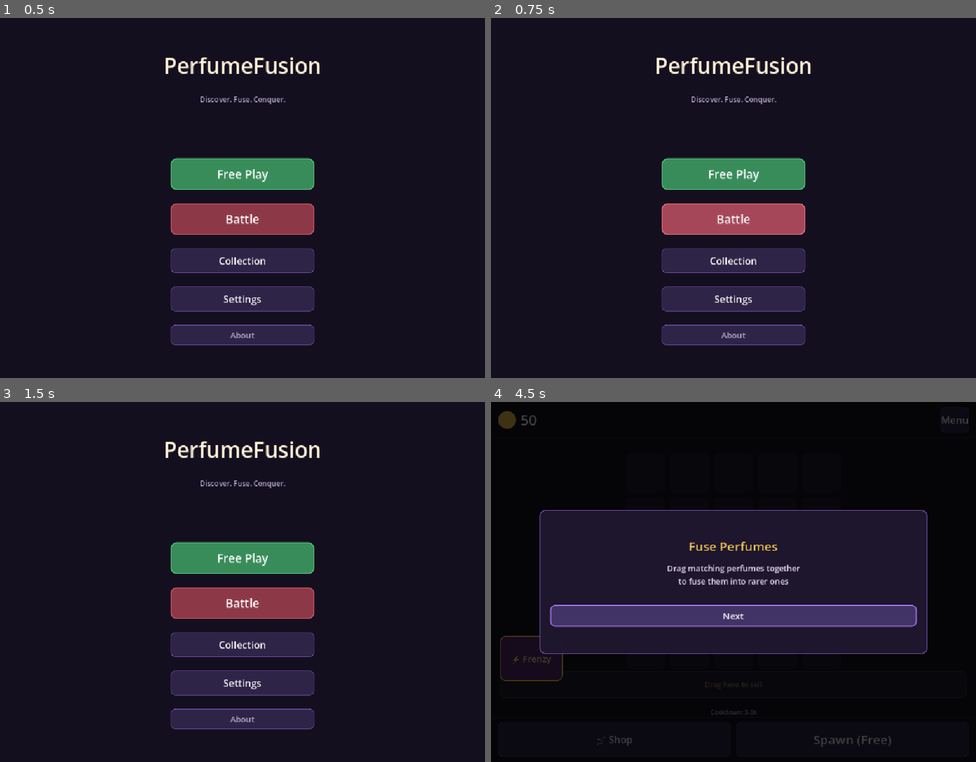
Above: before the commit, frames 1-4 (two rows, left to right).
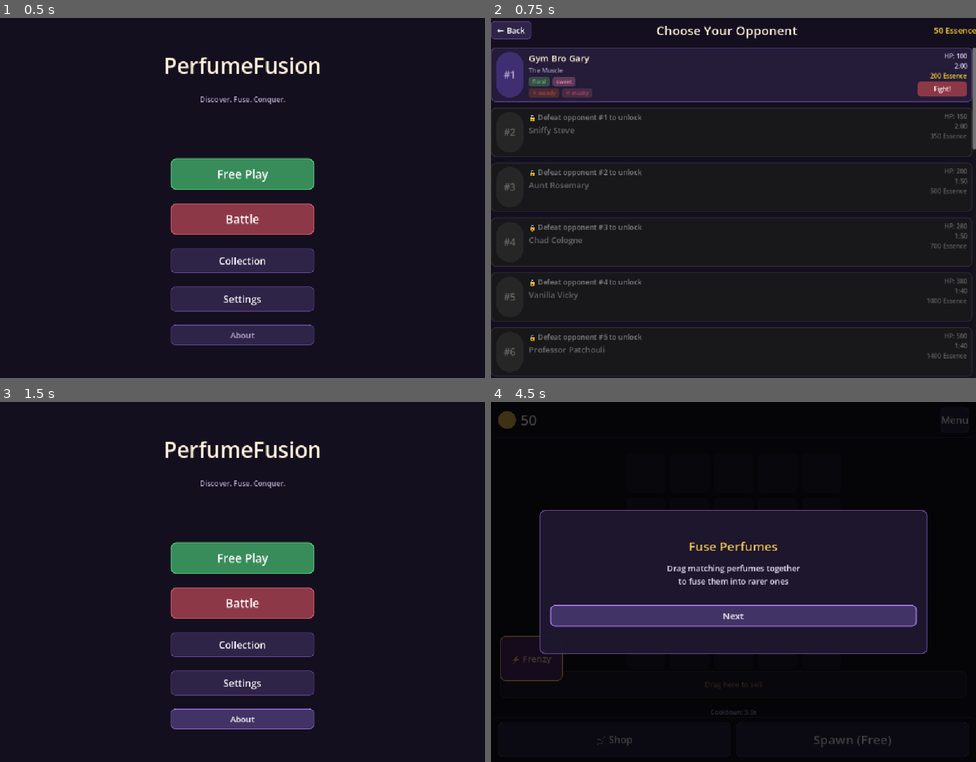
Above: after the commit, the same moments.

Repository: RastinAghighi/PerfumeFusion
Game: Godot game, scene res://scenes/ui/MainMenu.tscn
Two runs of this game, one before a commit and one after it. Both use one fixed random seed, a clock stepped at 60 frames per second and the inputs below.
Inputs (mouse positions are in pixels of both pictures, inside the frame that each line leads up to):
- Up to frame 1 (0.5 s): no input
- Up to frame 2 (0.75 s): click "Battle" at 0.5 s
- Up to frame 3 (1.5 s): click (19, 412) at 1.25 s, where only the run after the commit has a clickable "← Back"
- Up to frame 4 (4.5 s): click "Free Play" at 2 s; click "Menu" at 2.75 s; click "Next" at 3.5 s; click "Next" at 4.25 s

Frame 1 is identical in both runs. In frame 2, 30% of the frame differs, in the area x 0-100%, y 0-100%; in frame 3, 1.7%; in frame 4, less than 0.1%.

Commit message:
Add battle select screen with opponent cards

Diff:
--- /dev/null
+++ b/scenes/ui/BattleSelect.tscn
@@ -0,0 +1,89 @@
+[gd_scene load_steps=4 format=3 uid="uid://cbattleselect01"]
+
+[ext_resource type="Script" path="res://scripts/ui/BattleSelect.gd" id="1_bs"]
+
+[sub_resource type="StyleBoxFlat" id="StyleBoxFlat_bg"]
+bg_color = Color(0.08, 0.06, 0.12, 1)
+
+[sub_resource type="StyleBoxFlat" id="StyleBoxFlat_back_normal"]
+bg_color = Color(0.18, 0.14, 0.28, 1)
+border_width_left = 1
+border_width_top = 1
+border_width_right = 1
+border_width_bottom = 1
+border_color = Color(0.45, 0.32, 0.7, 1)
+corner_radius_top_left = 8
+corner_radius_top_right = 8
+corner_radius_bottom_right = 8
+corner_radius_bottom_left = 8
+
+[node name="BattleSelect" type="Control"]
+layout_mode = 3
+anchors_preset = 15
+anchor_right = 1.0
+anchor_bottom = 1.0
+grow_horizontal = 2
+grow_vertical = 2
+script = ExtResource("1_bs")
+
+[node name="Background" type="Panel" parent="."]
+layout_mode = 1
+anchors_preset = 15
+anchor_right = 1.0
+anchor_bottom = 1.0
+grow_horizontal = 2
+grow_vertical = 2
+theme_override_styles/panel = SubResource("StyleBoxFlat_bg")
+
+[node name="MainVBox" type="VBoxContainer" parent="Background"]
+layout_mode = 1
+anchors_preset = 15
+anchor_right = 1.0
+anchor_bottom = 1.0
+grow_horizontal = 2
+grow_vertical = 2
+theme_override_constants/separation = 10
+
+[node name="TopBar" type="HBoxContainer" parent="Background/MainVBox"]
+layout_mode = 2
+custom_minimum_size = Vector2(0, 55)
+theme_override_constants/separation = 12
+
+[node name="BackButton" type="Button" parent="Background/MainVBox/TopBar"]
+layout_mode = 2
+custom_minimum_size = Vector2(90, 40)
+size_flags_vertical = 4
+theme_override_colors/font_color = Color(1, 1, 1, 1)
+theme_override_font_sizes/font_size = 18
+theme_override_styles/normal = SubResource("StyleBoxFlat_back_normal")
+theme_override_styles/hover = SubResource("StyleBoxFlat_back_normal")
+theme_override_styles/pressed = SubResource("StyleBoxFlat_back_normal")
+text = "← Back"
+
+[node name="TitleLabel" type="Label" parent="Background/MainVBox/TopBar"]
+layout_mode = 2
+size_flags_horizontal = 3
+theme_override_colors/font_color = Color(1, 0.95, 0.85, 1)
+theme_override_font_sizes/font_size = 28
+text = "Choose Your Opponent"
+horizontal_alignment = 1
+vertical_alignment = 1
+
+[node name="EssenceLabel" type="Label" parent="Background/MainVBox/TopBar"]
+layout_mode = 2
+custom_minimum_size = Vector2(120, 0)
+theme_override_colors/font_color = Color(0.95, 0.8, 0.2, 1)
+theme_override_font_sizes/font_size = 18
+text = "0 Essence"
+horizontal_alignment = 2
+vertical_alignment = 1
+
+[node name="ScrollContainer" type="ScrollContainer" parent="Background/MainVBox"]
+layout_mode = 2
+size_flags_vertical = 3
+
+[node name="CardContainer" type="VBoxContainer" parent="Background/MainVBox/ScrollContainer"]
+layout_mode = 2
+size_flags_horizontal = 3
+size_flags_vertical = 3
+theme_override_constants/separation = 12
--- /dev/null
+++ b/scripts/ui/BattleSelect.gd
@@ -0,0 +1,247 @@
+extends Control
+
+@onready var card_container: VBoxContainer = $Background/MainVBox/ScrollContainer/CardContainer
+@onready var essence_label: Label = $Background/MainVBox/TopBar/EssenceLabel
+@onready var back_button: Button = $Background/MainVBox/TopBar/BackButton
+
+const ACCORD_COLORS := {
+	"floral": Color(0.4, 0.75, 0.45),
+	"sweet": Color(0.9, 0.5, 0.65),
+	"woody": Color(0.6, 0.42, 0.25),
+	"musky": Color(0.55, 0.45, 0.6),
+	"citrus": Color(0.95, 0.8, 0.2),
+	"fresh": Color(0.3, 0.75, 0.85),
+	"amber": Color(0.85, 0.6, 0.2),
+	"spicy": Color(0.85, 0.3, 0.2),
+	"aquatic": Color(0.2, 0.55, 0.85),
+	"fruity": Color(0.9, 0.45, 0.55),
+	"powdery": Color(0.8, 0.7, 0.85),
+	"earthy": Color(0.5, 0.4, 0.3),
+	"vanilla": Color(0.95, 0.88, 0.6),
+}
+
+
+func _ready() -> void:
+	back_button.pressed.connect(_on_back)
+	back_button.pressed.connect(AudioManager.play_button)
+	essence_label.text = "%d Essence" % EconomyManager.get_essence()
+	EconomyManager.essence_changed.connect(func(amt: int) -> void: essence_label.text = "%d Essence" % amt)
+	_build_card_list()
+
+
+func _build_card_list() -> void:
+	for child in card_container.get_children():
+		child.queue_free()
+
+	var all_opponents: Array = OpponentManager.get_all_opponents()
+	var unlocked: Array = OpponentManager.get_unlocked_opponents()
+	var unlocked_ids: Array = []
+	for o in unlocked:
+		unlocked_ids.append(int(o["id"]))
+
+	for opponent in all_opponents:
+		var oid: int = int(opponent["id"])
+		var is_unlocked: bool = oid in unlocked_ids
+		var is_beaten: bool = OpponentManager.is_opponent_beaten(oid)
+		var card := _create_card(opponent, is_unlocked, is_beaten)
+		card_container.add_child(card)
+
+
+func _create_card(opponent: Dictionary, is_unlocked: bool, is_beaten: bool) -> PanelContainer:
+	var panel := PanelContainer.new()
+	panel.custom_minimum_size = Vector2(0, 110)
+
+	var style := StyleBoxFlat.new()
+	style.bg_color = Color(0.14, 0.11, 0.22, 1) if is_unlocked else Color(0.1, 0.1, 0.1, 0.8)
+	style.corner_radius_top_left = 10
+	style.corner_radius_top_right = 10
+	style.corner_radius_bottom_left = 10
+	style.corner_radius_bottom_right = 10
+	style.border_width_left = 2
+	style.border_width_top = 2
+	style.border_width_right = 2
+	style.border_width_bottom = 2
+	if is_beaten:
+		style.border_color = Color(0.3, 0.75, 0.4, 0.8)
+	elif is_unlocked:
+		style.border_color = Color(0.45, 0.32, 0.7, 0.6)
+	else:
+		style.border_color = Color(0.3, 0.3, 0.3, 0.4)
+	style.content_margin_left = 12
+	style.content_margin_right = 12
+	style.content_margin_top = 10
+	style.content_margin_bottom = 10
+	panel.add_theme_stylebox_override("panel", style)
+
+	var hbox := HBoxContainer.new()
+	hbox.add_theme_constant_override("separation", 12)
+	panel.add_child(hbox)
+
+	# Left section — number or checkmark
+	var left_panel := PanelContainer.new()
+	left_panel.custom_minimum_size = Vector2(60, 60)
+	var left_style := StyleBoxFlat.new()
+	left_style.corner_radius_top_left = 30
+	left_style.corner_radius_top_right = 30
+	left_style.corner_radius_bottom_left = 30
+	left_style.corner_radius_bottom_right = 30
+	if is_beaten:
+		left_style.bg_color = Color(0.2, 0.6, 0.3, 1)
+	elif is_unlocked:
+		left_style.bg_color = Color(0.25, 0.18, 0.45, 1)
+	else:
+		left_style.bg_color = Color(0.15, 0.15, 0.15, 1)
+	left_panel.add_theme_stylebox_override("panel", left_style)
+
+	var num_label := Label.new()
+	num_label.horizontal_alignment = HORIZONTAL_ALIGNMENT_CENTER
+	num_label.vertical_alignment = VERTICAL_ALIGNMENT_CENTER
+	num_label.size_flags_horizontal = Control.SIZE_EXPAND_FILL
+	num_label.size_flags_vertical = Control.SIZE_EXPAND_FILL
+	num_label.add_theme_font_size_override("font_size", 22)
+	if is_beaten:
+		num_label.text = "✓"
+		num_label.add_theme_color_override("font_color", Color(1, 1, 1))
+	else:
+		num_label.text = "#%d" % int(opponent["id"])
+		num_label.add_theme_color_override("font_color", Color(0.7, 0.65, 0.8) if is_unlocked else Color(0.4, 0.4, 0.4))
+	left_panel.add_child(num_label)
+	hbox.add_child(left_panel)
+
+	# Middle section
+	var mid_vbox := VBoxContainer.new()
+	mid_vbox.size_flags_horizontal = Control.SIZE_EXPAND_FILL
+	mid_vbox.add_theme_constant_override("separation", 4)
+	hbox.add_child(mid_vbox)
+
+	if not is_unlocked:
+		var lock_label := Label.new()
+		lock_label.text = "🔒 Defeat opponent #%d to unlock" % int(opponent["unlock_requirement"])
+		lock_label.add_theme_color_override("font_color", Color(0.5, 0.5, 0.5))
+		lock_label.add_theme_font_size_override("font_size", 16)
+		mid_vbox.add_child(lock_label)
+
+		var name_label := Label.new()
+		name_label.text = opponent["name"]
+		name_label.add_theme_color_override("font_color", Color(0.4, 0.4, 0.4))
+		name_label.add_theme_font_size_override("font_size", 18)
+		mid_vbox.add_child(name_label)
+	else:
+		var name_label := Label.new()
+		name_label.text = opponent["name"]
+		name_label.add_theme_color_override("font_color", Color(1, 0.95, 0.85))
+		name_label.add_theme_font_size_override("font_size", 20)
+		mid_vbox.add_child(name_label)
+
+		var title_label := Label.new()
+		title_label.text = opponent["title"]
+		title_label.add_theme_color_override("font_color", Color(0.6, 0.55, 0.7))
+		title_label.add_theme_font_size_override("font_size", 14)
+		mid_vbox.add_child(title_label)
+
+		var weakness_row := HBoxContainer.new()
+		weakness_row.add_theme_constant_override("separation", 6)
+		mid_vbox.add_child(weakness_row)
+		for accord in opponent.get("weakness", []):
+			weakness_row.add_child(_make_accord_tag(accord, false))
+
+		var resist_row := HBoxContainer.new()
+		resist_row.add_theme_constant_override("separation", 6)
+		mid_vbox.add_child(resist_row)
+		for accord in opponent.get("resistance", []):
+			resist_row.add_child(_make_accord_tag(accord, true))
+
+	# Right section
+	var right_vbox := VBoxContainer.new()
+	right_vbox.custom_minimum_size = Vector2(110, 0)
+	right_vbox.add_theme_constant_override("separation", 2)
+	hbox.add_child(right_vbox)
+
+	var dim := not is_unlocked
+	var text_color: Color = Color(0.4, 0.4, 0.4) if dim else Color(0.85, 0.8, 0.95)
+
+	var hp_label := Label.new()
+	hp_label.text = "HP: %d" % int(opponent["hp"])
+	hp_label.add_theme_color_override("font_color", text_color)
+	hp_label.add_theme_font_size_override("font_size", 14)
+	hp_label.horizontal_alignment = HORIZONTAL_ALIGNMENT_RIGHT
+	right_vbox.add_child(hp_label)
+
+	var time_label := Label.new()
+	var secs: int = int(opponent["time_limit"])
+	time_label.text = "%d:%02d" % [secs / 60, secs % 60]
+	time_label.add_theme_color_override("font_color", text_color)
+	time_label.add_theme_font_size_override("font_size", 14)
+	time_label.horizontal_alignment = HORIZONTAL_ALIGNMENT_RIGHT
+	right_vbox.add_child(time_label)
+
+	var reward_label := Label.new()
+	reward_label.text = "%d Essence" % int(opponent["reward_essence"])
+	reward_label.add_theme_color_override("font_color", Color(0.35, 0.35, 0.35) if dim else Color(0.95, 0.8, 0.2))
+	reward_label.add_theme_font_size_override("font_size", 14)
+	reward_label.horizontal_alignment = HORIZONTAL_ALIGNMENT_RIGHT
+	right_vbox.add_child(reward_label)
+
+	if is_unlocked:
+		var btn := Button.new()
+		btn.text = "Fight!" if not is_beaten else "Rematch"
+		btn.custom_minimum_size = Vector2(100, 34)
+		btn.add_theme_font_size_override("font_size", 14)
+		btn.add_theme_color_override("font_color", Color(1, 1, 1))
+		var btn_style := StyleBoxFlat.new()
+		btn_style.bg_color = Color(0.55, 0.22, 0.28) if not is_beaten else Color(0.22, 0.5, 0.35)
+		btn_style.corner_radius_top_left = 8
+		btn_style.corner_radius_top_right = 8
+		btn_style.corner_radius_bottom_left = 8
+		btn_style.corner_radius_bottom_right = 8
+		btn.add_theme_stylebox_override("normal", btn_style)
+		var btn_hover := StyleBoxFlat.new()
+		btn_hover.bg_color = btn_style.bg_color.lightened(0.15)
+		btn_hover.corner_radius_top_left = 8
+		btn_hover.corner_radius_top_right = 8
+		btn_hover.corner_radius_bottom_left = 8
+		btn_hover.corner_radius_bottom_right = 8
+		btn.add_theme_stylebox_override("hover", btn_hover)
+		btn.add_theme_stylebox_override("pressed", btn_style)
+		var oid: int = int(opponent["id"])
+		btn.pressed.connect(func() -> void: _on_opponent_selected(oid))
+		btn.pressed.connect(AudioManager.play_button)
+		right_vbox.add_child(btn)
+
+	return panel
+
+
+func _make_accord_tag(accord: String, is_resist: bool) -> PanelContainer:
+	var tag := PanelContainer.new()
+	var tag_style := StyleBoxFlat.new()
+	var color: Color = ACCORD_COLORS.get(accord, Color(0.5, 0.5, 0.5))
+	if is_resist:
+		color = color.lerp(Color(0.7, 0.15, 0.15), 0.5)
+	tag_style.bg_color = Color(color.r, color.g, color.b, 0.3)
+	tag_style.corner_radius_top_left = 6
+	tag_style.corner_radius_top_right = 6
+	tag_style.corner_radius_bottom_left = 6
+	tag_style.corner_radius_bottom_right = 6
+	tag_style.content_margin_left = 8
+	tag_style.content_margin_right = 8
+	tag_style.content_margin_top = 2
+	tag_style.content_margin_bottom = 2
+	tag.add_theme_stylebox_override("panel", tag_style)
+
+	var lbl := Label.new()
+	lbl.text = accord if not is_resist else "✕ " + accord
+	lbl.add_theme_color_override("font_color", color)
+	lbl.add_theme_font_size_override("font_size", 12)
+	tag.add_child(lbl)
+	return tag
+
+
+func _on_opponent_selected(opponent_id: int) -> void:
+	var opponent: Dictionary = OpponentManager.get_opponent(opponent_id)
+	if opponent.is_empty():
+		return
+	print("Starting battle against: " + str(opponent["name"]))
+
+
+func _on_back() -> void:
+	get_tree().change_scene_to_file("res://scenes/ui/MainMenu.tscn")
--- a/scripts/ui/MainMenu.gd
+++ b/scripts/ui/MainMenu.gd
@@ -29,7 +29,7 @@
 
 
 func _on_battle() -> void:
-	print("Battle mode coming soon")
+	get_tree().change_scene_to_file("res://scenes/ui/BattleSelect.tscn")
 
 
 func _on_collection() -> void:
